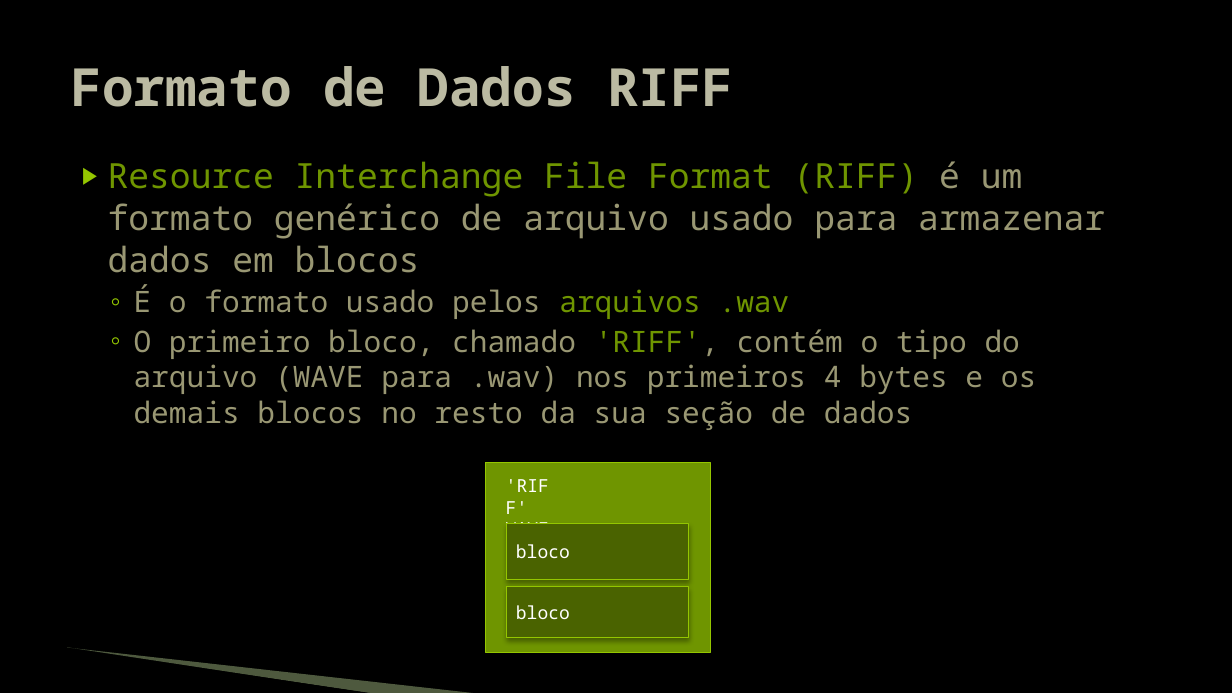
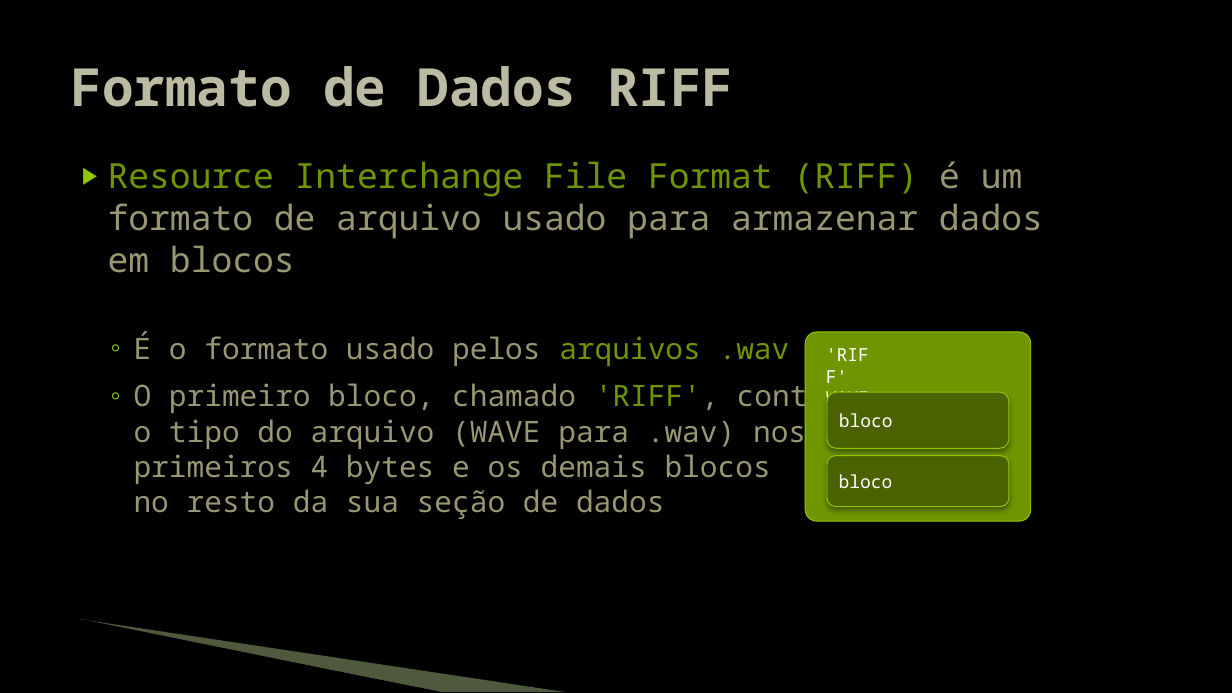
Before and after one commit to JudsonSS/Jogos, a slide deck: slide 16 of Slides/15. Reprodução de Áudio.pptx. Drawn at 1232x693 pixels with LibreOffice and Linux fonts; fonts in the diff are those of the drawing; background and template pictures are left out. Boxes give left, top, right and bottom in pixels: in the first picture for what was removed or moved away, otherwise in the second. Text is boxed around its words. In the diff, an @@ line names an element or a change of style, - is before the commit and + after.

```diff
--- a/Slides/15. Reprodução de Áudio.pptx
+++ b/Slides/15. Reprodução de Áudio.pptx
@@ text at [108, 161, 1043, 273]: text changed @@
-▶ Resource Interchange File Format (RIFF) é um formato genérico de arquivo usado para armazenar dados em blocos
+▶ Resource Interchange File Format (RIFF) é um
+  formato de arquivo usado para armazenar dados
+  em blocos
@@ text at [134, 332, 843, 519]: more space between paragraphs @@
@@ 3 rounded rectangles, 1 text: place and size @@
-3 rounded rectangles, 1 text at [485, 463, 711, 653]
+3 rounded rectangles, 1 text at [805, 332, 1031, 521]
@@ rectangle to rounded rectangle in 3 elements at [827, 392, 1009, 448], [827, 456, 1009, 506], [805, 332, 1031, 521] @@
@@ freeform shape: place and size @@
-freeform shape at [66, 649, 374, 693]
+freeform shape at [78, 621, 440, 692]
@@ freeform shape: place and size @@
-freeform shape at [67, 648, 481, 693]
+freeform shape at [80, 619, 566, 692]
```
Also in this commit, not shown: 19 other slides changed.
